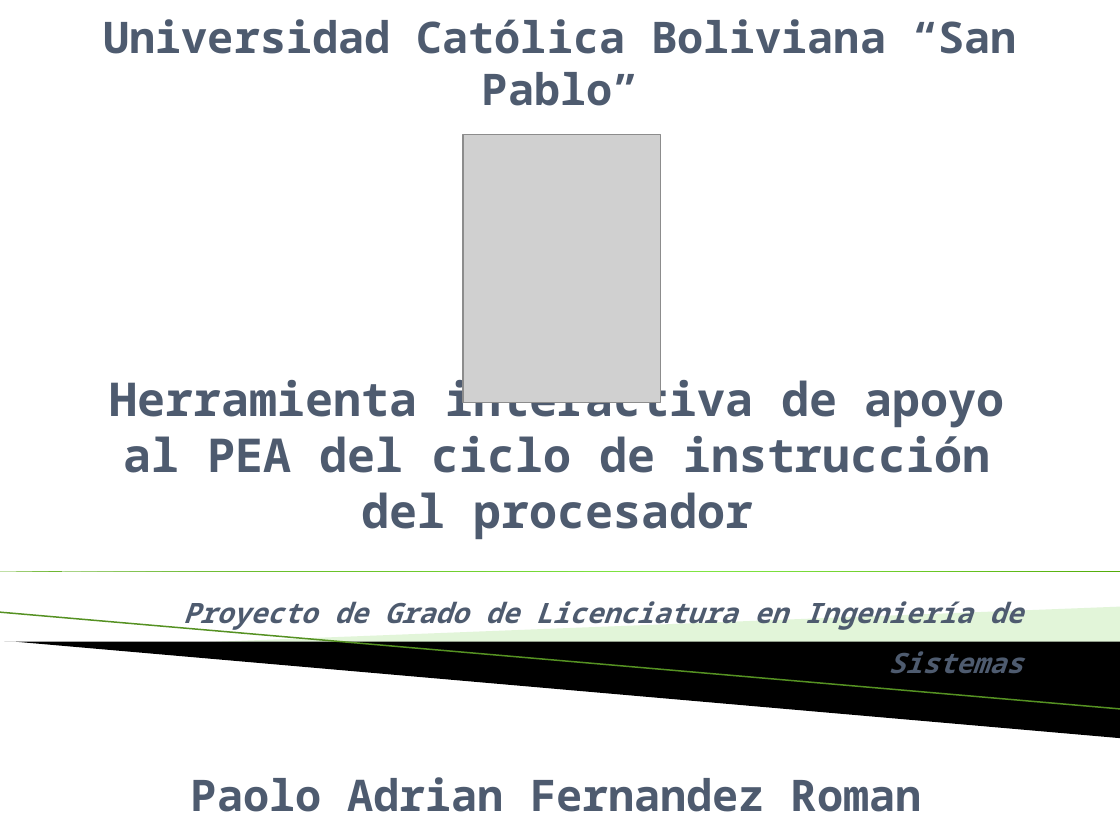
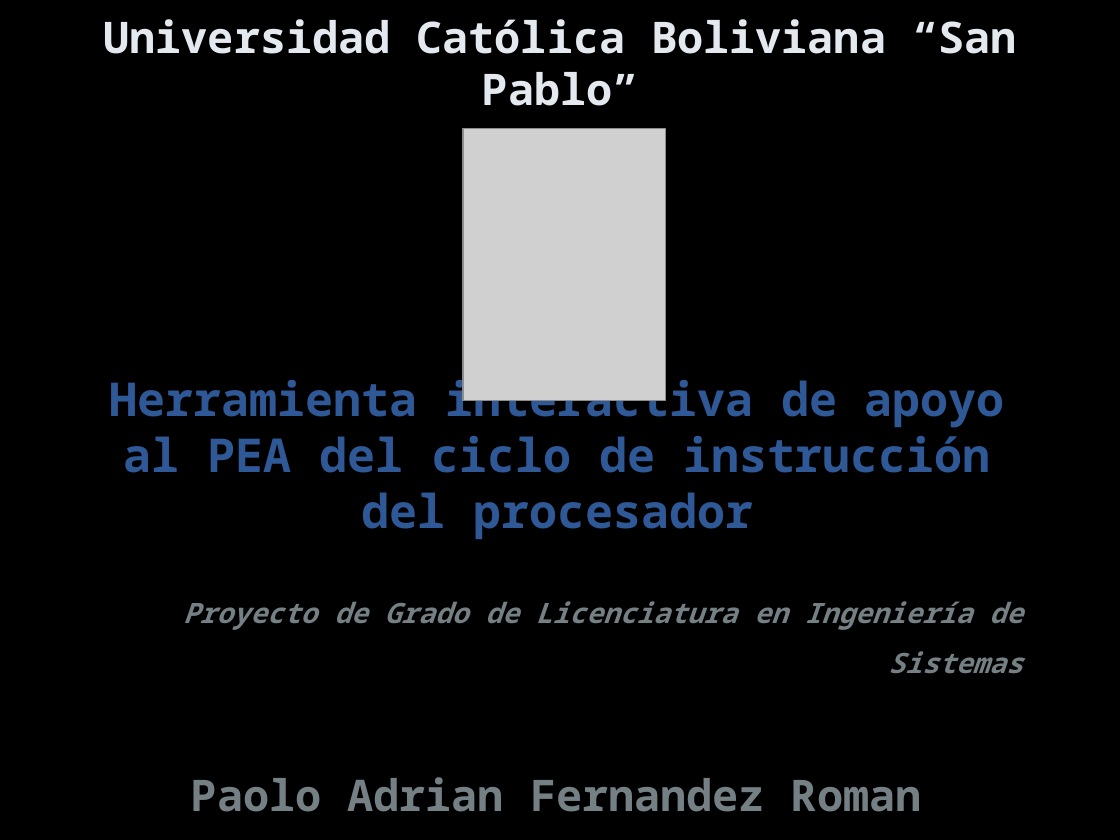
Before and after one commit to paoloadrian/DocumentacionCIHI, a slide deck: slide 1 of defensa publica.pptx. Drawn at 1120x840 pixels with LibreOffice and Linux fonts; fonts in the diff are those of the drawing; grey boxes stand for pictures; background and template pictures are left out. Boxes give left, top, right and bottom in pixels: in the first picture for what was removed or moved away, otherwise in the second. Text is boxed around its words. In the diff, an @@ line names an element or a change of style, - is before the commit and + after.

```diff
--- a/defensa publica.pptx
+++ b/defensa publica.pptx
@@ background #FFFFFF to #000000 @@
@@ text "Universidad Católica Boliviana “San Pablo”" at [104, 19, 1016, 106]: text colour #4E5B6F to #E4E9EF @@
@@ picture: place and size @@
-picture at [463, 134, 660, 402]
+picture at [463, 129, 665, 400]
@@ title "Herramienta interactiva de apoyo al ..." at [109, 373, 1005, 539]: text colour #4E5B6F to #2F5897 @@
@@ right triangle removed at [0, 571, 1120, 571] @@
@@ subtitle "Proyecto de Grado de Licenciatura ..." at [183, 601, 1023, 812]: text colour #4E5B6F to #758085 @@
@@ line removed from (0, 613) to (1120, 709) @@
@@ freeform shape removed at [207, 607, 1120, 666] @@
@@ freeform shape removed at [4, 642, 1120, 738] @@
```
Also in this commit, not shown: 27 other slides changed, 19 slides added, 20 slides removed.
